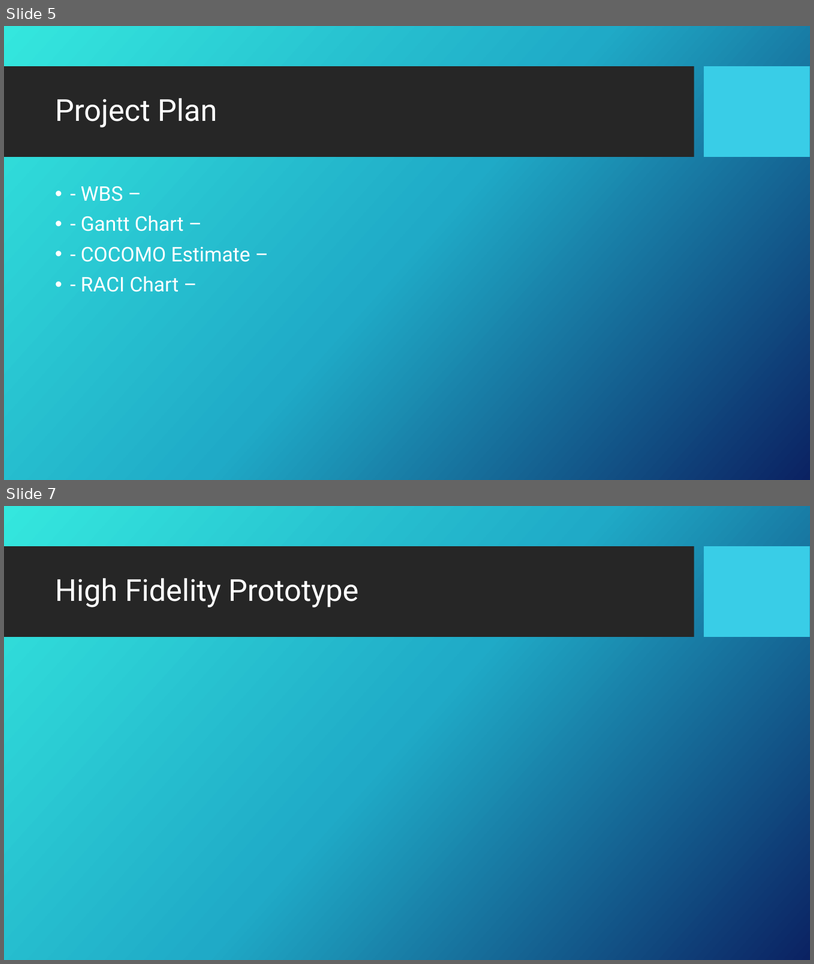
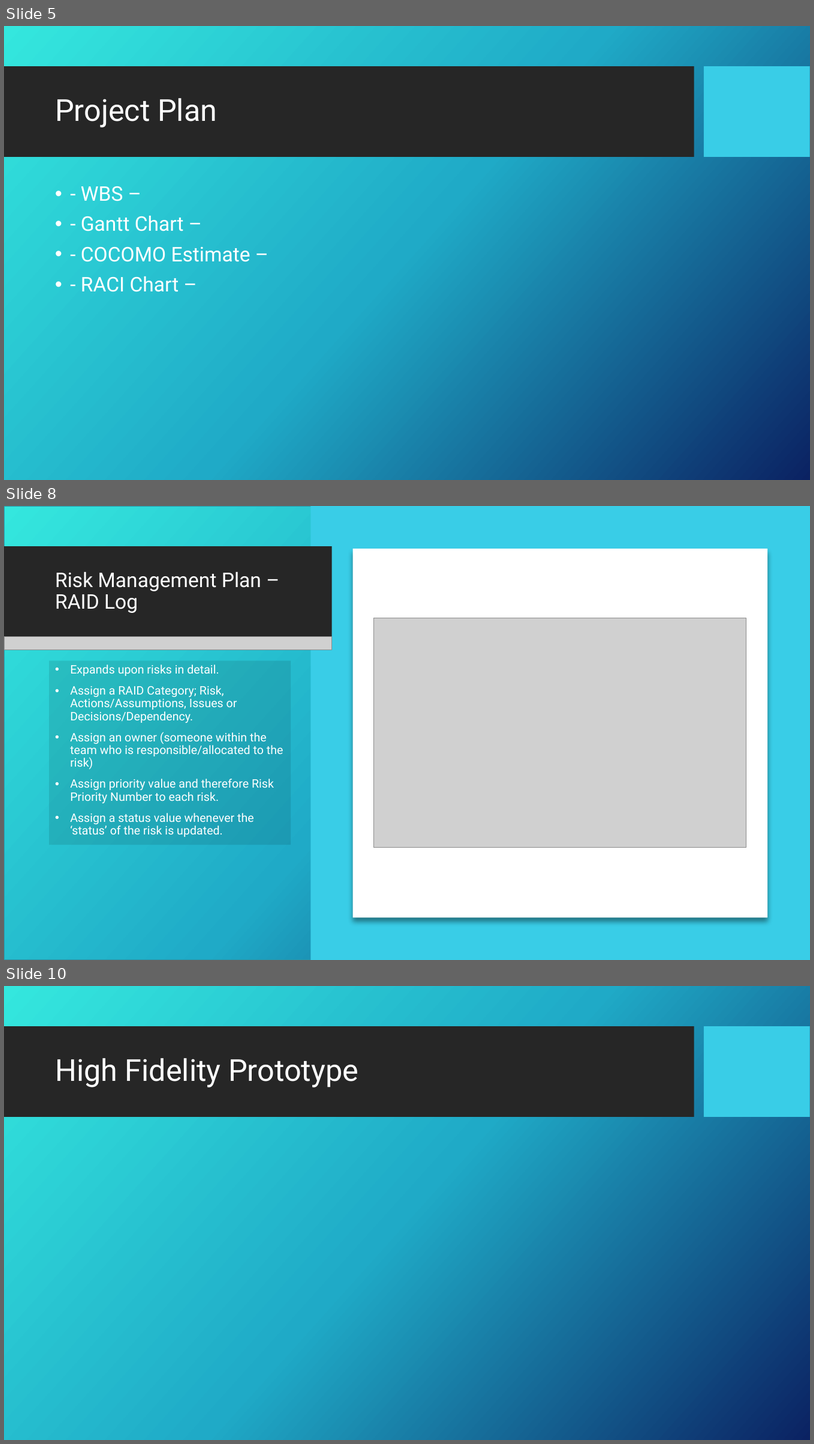
Before and after one commit to c3026923/south-yorkshire-bus-journey-planner, a slide deck: SY Bus Journey Planner Presentation.pptx. Shown one above the other, each under a label of ours: slides 5 and 7 before the commit, slides 5, 8 and 10 after it; the slides between them are not shown. The pictures are 814x964 and 814x1444 pixels, drawn with LibreOffice and Linux fonts; fonts in the diff are those of the drawing; grey boxes stand for pictures; background and template pictures are left out. Boxes give left, top, right and bottom in pixels: in the first picture for what was removed or moved away, otherwise in the second. Text is boxed around its words. In the diff, an @@ line names an element or a change of style, - is before the commit and + after.

Commit message:
Risk Section Added

```diff
--- a/SY Bus Journey Planner Presentation.pptx
+++ b/SY Bus Journey Planner Presentation.pptx
@@ slide 8 added at (4, 506, 810, 960), background picture (left out); not listed: 2 template elements that a slide beside it also shows @@
@@ rectangle added at (4, 506, 810, 960), fill gradient #36E6DD to #21ABC8 to #0C2263, outline #2A98AB 1 pt @@
@@ rectangle added at (311, 506, 810, 960), fill #39CDE7 @@
@@ rectangle added at (4, 547, 332, 637), fill #262626 @@
@@ rectangle added at (353, 549, 768, 918), fill #FFFFFF @@
@@ title added at (55, 571, 261, 613), 24 pt, text #FFFFFF @@
+Risk Management Plan – RAID Log
@@ picture added at (374, 618, 747, 847) @@
@@ picture added at (4, 636, 332, 649) @@
@@ text added at (49, 661, 291, 845), fill #000000 at 10% opacity, 14 pt, text #FFFFFF @@
+• Expands upon risks in detail.
+• Assign a RAID Category; Risk, Actions/Assumptions, Issues or Decisions/Dependency.
+• Assign an owner (someone within the team who is responsible/allocated to the risk)
+• Assign priority value and therefore Risk Priority Number to each risk.
+• Assign a status value whenever the ‘status’ of the risk is updated.
@@ what was slide 7 is now slide 10 @@
```
Also in this commit, not shown: 1 slide changed, 2 other slides added.
